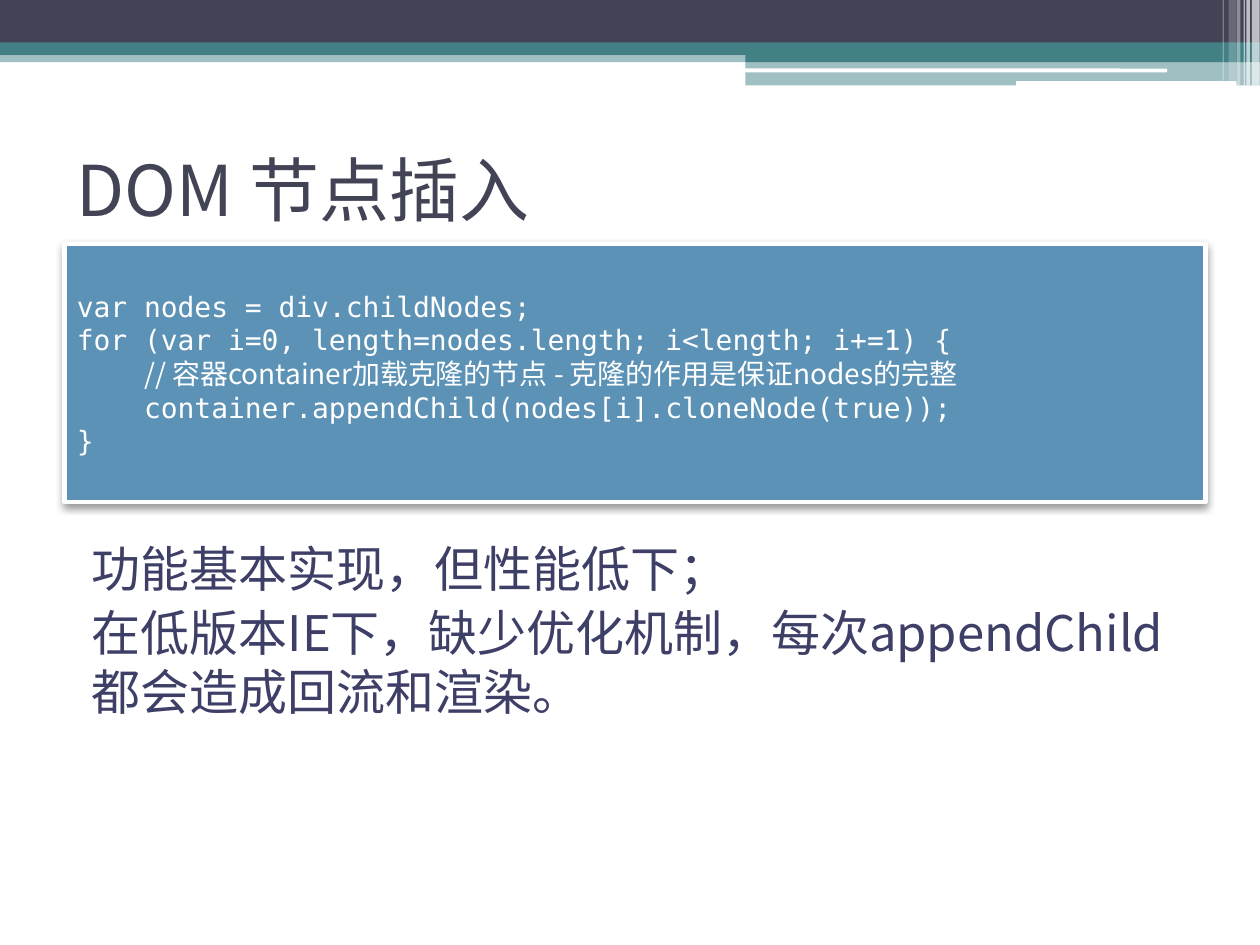
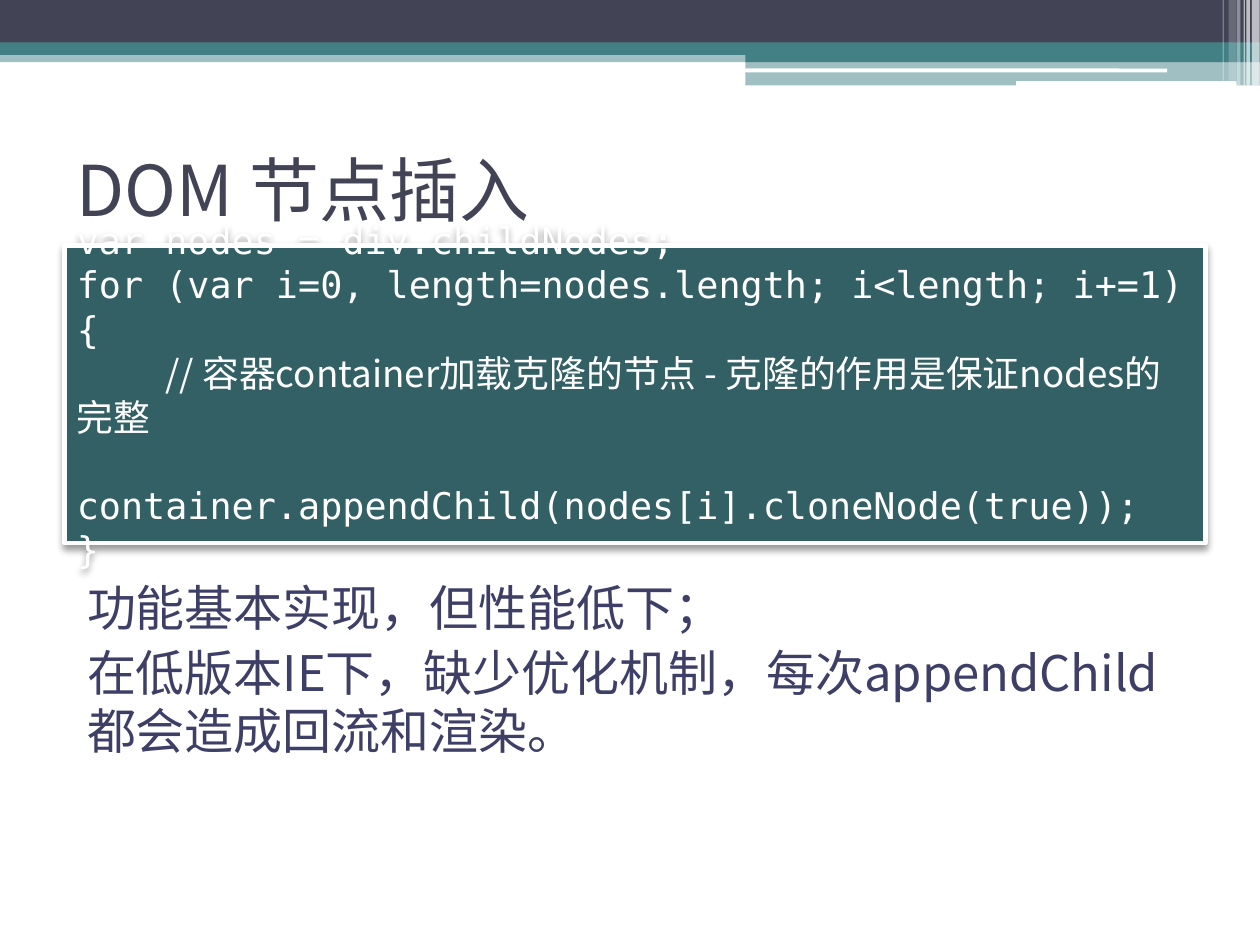
Before and after one commit to sophiazzw/Front_Library, a slide deck: slide 14 of manipulation.pptx (slide 8 before the commit). Drawn at 1260x945 pixels with LibreOffice and Linux fonts; fonts in the diff are those of the drawing. Boxes give left, top, right and bottom in pixels: in the first picture for what was removed or moved away, otherwise in the second. Text is boxed around its words. In the diff, an @@ line names an element or a change of style, - is before the commit and + after.

```diff
--- a/manipulation.pptx
+++ b/manipulation.pptx
@@ rectangle "var nodes = div.childNodes;" resized from (x1=64, y1=244, x2=1206, y2=503) to (x1=64, y1=246, x2=1206, y2=543) @@
@@ rectangle "var nodes = div.childNodes;" at (x1=64, y1=246, x2=1206, y2=543): size 16 to 21 pt; fill #5C92B5 to #326065 @@
@@ text "功能基本实现，但性能低下；" moved from (x1=92, y1=545, x2=1163, y2=714) to (x1=87, y1=584, x2=1158, y2=753) @@
```
Also in this commit, not shown: 1 other slide changed, 7 slides added, 1 slide removed, 3 other files.
